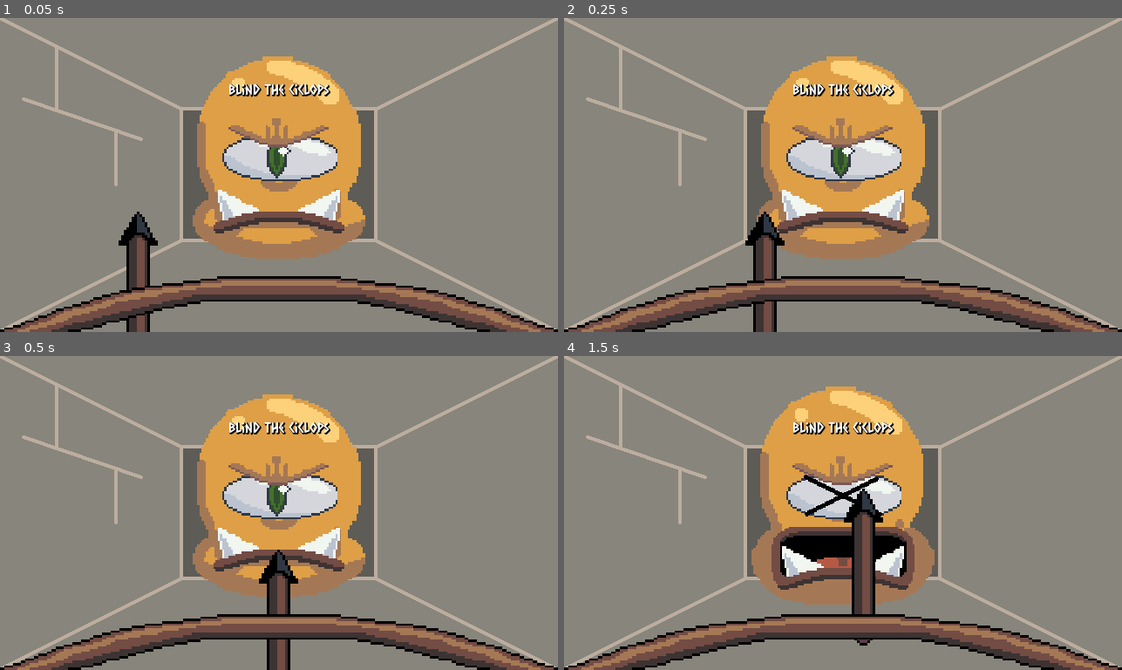
Above: before the commit, frames 1-4 (two rows, left to right).
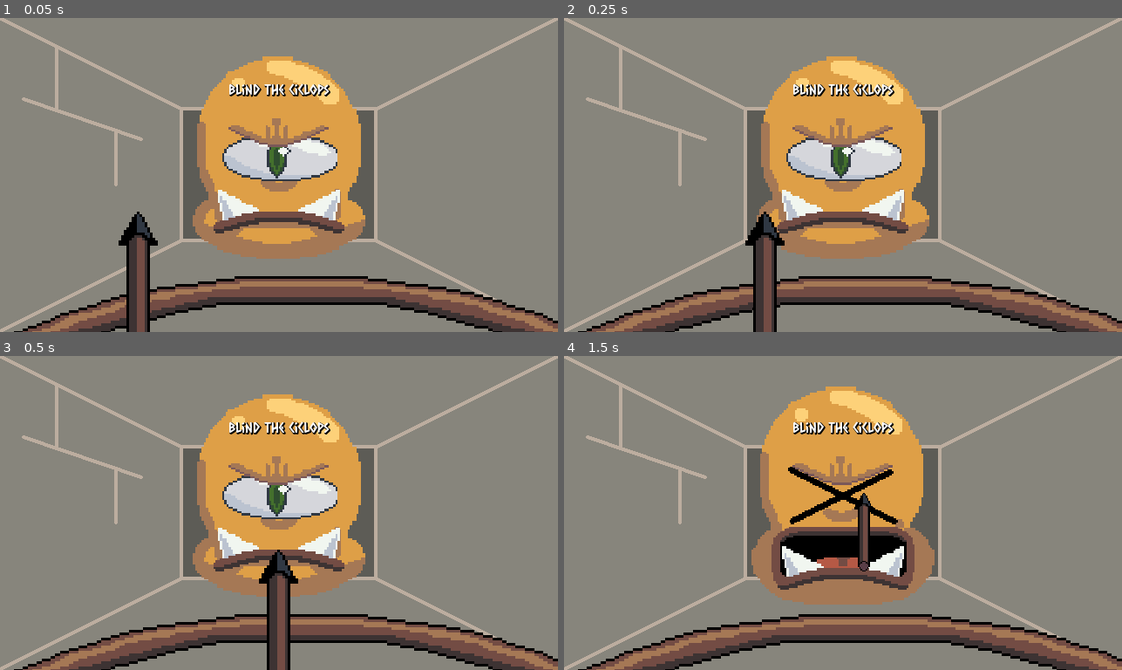
Above: after the commit, the same moments.

Repository: Magistratus-Studio/gmtk
Game: Godot game, scene res://Cenas/Minijogos/Ciclope/ciclope.tscn
The game is run twice, just before and just after one commit, with the same random seed, the same clock (stepped at 60 frames per second) and the same inputs. This scene is started directly instead of the project's main scene.
Inputs (mouse positions are in pixels of both pictures, inside the frame that each line leads up to):
- Up to frame 1 (0.05 s): no input
- Up to frame 2 (0.25 s): no input
- Up to frame 3 (0.5 s): no input
- Up to frame 4 (1.5 s): click (843, 513) at 0.5 s; tap Enter at 1.25 s; move the mouse to (965, 497) at 1.27 s; press the mouse at (965, 497) at 1.28 s

The runs differ from the first frame. In frame 1, 6.1% of the frame differs, in the area x 0-100%, y 82-100%; in frame 2, 6.1%; in frame 3, 6.4%; in frame 4, 9.2%, in the area x 0-100%, y 35-100%.

Commit message:
feat: ajustes ciclope

Diff:
--- a/gmtk/Cenas/Minijogos/Ciclope/ciclope.gd
+++ b/gmtk/Cenas/Minijogos/Ciclope/ciclope.gd
@@ -2,8 +2,8 @@
 
 @export var caminho_lanca: PathFollow2D
 @export var lanca: Sprite2D
-@export var distancia_estocada_certa: float = -70.0
-@export var distancia_estocada_errada: float = -300
+@export var distancia_estocada_certa: float = -110.0
+@export var distancia_estocada_errada: float = -500
 @export var tempo_ida: float = 0.05
 @export var area_clique: Button
 var vitoria: bool = false
@@ -41,11 +41,16 @@
 		vitoria = true
 		tween.tween_property(lanca, "position:y", distancia_estocada_certa, tempo_ida)\
 		.as_relative().set_trans(Tween.TRANS_QUAD).set_ease(Tween.EASE_OUT)
+		tween.parallel().tween_property(lanca, "scale", Vector2(1.5,1.5), tempo_ida)\
+		.set_trans(Tween.TRANS_QUAD).set_ease(Tween.EASE_OUT)
 		$Ciclope/Olho.texture = olho_acertado
-		$Ciclope/Olho.scale = Vector2(0.5,0.5)
+		$Ciclope/Olho.scale = Vector2(0.7,0.7)
 		$Ciclope/Boca.texture = boca_acertado
 		$Ciclope/Boca.global_position.y += 10
 		$Ciclope.texture = rosto_acertado
+		$Ciclope/Sprite2D2.hide()
 	else:
 		tween.tween_property(lanca, "position:y", distancia_estocada_errada, tempo_ida)\
 			.as_relative().set_trans(Tween.TRANS_QUAD).set_ease(Tween.EASE_OUT)
+		tween.parallel().tween_property(lanca, "scale", Vector2(1,1), tempo_ida)\
+		.set_trans(Tween.TRANS_QUAD).set_ease(Tween.EASE_OUT)
--- a/gmtk/Cenas/Minijogos/Ciclope/ciclope.tscn
+++ b/gmtk/Cenas/Minijogos/Ciclope/ciclope.tscn
@@ -38,6 +38,10 @@
 atlas = ExtResource("3_ahksd")
 region = Rect2(2, 70, 60, 20)
 
+[sub_resource type="AtlasTexture" id="AtlasTexture_w3yf8"]
+atlas = ExtResource("3_ahksd")
+region = Rect2(5, 104, 131, 24)
+
 [sub_resource type="Curve2D" id="Curve2D_kbalv"]
 _data = {
 "points": PackedVector2Array(0, 0, 0, 0, 64, 312, 0, 0, 0, 0, 576, 312)
@@ -47,10 +51,6 @@
 [sub_resource type="AtlasTexture" id="AtlasTexture_otrat"]
 atlas = ExtResource("3_ahksd")
 region = Rect2(145, 98, 15, 60)
-
-[sub_resource type="AtlasTexture" id="AtlasTexture_w3yf8"]
-atlas = ExtResource("3_ahksd")
-region = Rect2(5, 104, 131, 24)
 
 [node name="Ciclope" type="Control" unique_id=1125950825 node_paths=PackedStringArray("caminho_lanca", "lanca", "area_clique")]
 layout_mode = 3
@@ -96,19 +96,6 @@
 position = Vector2(0, 24.715)
 texture = SubResource("AtlasTexture_584db")
 
-[node name="Path2D" type="Path2D" parent="." unique_id=1733573923]
-curve = SubResource("Curve2D_kbalv")
-
-[node name="PathFollow2D" type="PathFollow2D" parent="Path2D" unique_id=1510193648]
-position = Vector2(140.8, 312)
-progress = 76.8
-cubic_interp = false
-loop = false
-
-[node name="Lanca" type="Sprite2D" parent="Path2D/PathFollow2D" unique_id=604812171]
-scale = Vector2(3, 3)
-texture = SubResource("AtlasTexture_otrat")
-
 [node name="Button" type="Button" parent="." unique_id=1617886658]
 layout_mode = 1
 anchors_preset = 15
@@ -139,9 +126,22 @@
 anchor_right = 0.9995001
 anchor_bottom = 0.99988884
 offset_top = 0.07998657
-offset_right = 0.3199463
-offset_bottom = 0.0399971
+offset_right = 52.03955
+offset_bottom = 7.536316
 texture = SubResource("AtlasTexture_w3yf8")
 metadata/_edit_use_anchors_ = true
 
+[node name="Path2D" type="Path2D" parent="." unique_id=1733573923]
+curve = SubResource("Curve2D_kbalv")
+
+[node name="PathFollow2D" type="PathFollow2D" parent="Path2D" unique_id=1510193648]
+position = Vector2(140.8, 312)
+progress = 76.8
+cubic_interp = false
+loop = false
+
+[node name="Lanca" type="Sprite2D" parent="Path2D/PathFollow2D" unique_id=604812171]
+scale = Vector2(3, 3)
+texture = SubResource("AtlasTexture_otrat")
+
 [connection signal="pressed" from="Button" to="." method="_on_button_pressed"]
--- a/gmtk/Cenas/minigame_manager_scene.tscn
+++ b/gmtk/Cenas/minigame_manager_scene.tscn
@@ -4,10 +4,6 @@
 [ext_resource type="PackedScene" uid="uid://b1wqa8wy5xguc" path="res://Cenas/tela_conclusao.tscn" id="2_26w0q"]
 [ext_resource type="PackedScene" uid="uid://dcrl7ywx8jwtf" path="res://Cenas/menu_inicial.tscn" id="3_sr11h"]
 [ext_resource type="PackedScene" uid="uid://b1a13bxuslybc" path="res://Cenas/seletor_caminho.tscn" id="4_f5rh3"]
-[ext_resource type="PackedScene" uid="uid://wq113svfs4po" path="res://Cenas/Minijogos/Teseu/teseu.tscn" id="5_vl8rj"]
-[ext_resource type="PackedScene" uid="uid://bd00gh7xx8fsd" path="res://Cenas/Minijogos/Submundo/submundo.tscn" id="6_g8ekr"]
-[ext_resource type="PackedScene" uid="uid://cmci35ph4i50f" path="res://Cenas/Minijogos/Simplegades/simplegades.tscn" id="7_bdi2s"]
-[ext_resource type="PackedScene" uid="uid://bgwj7u2ooc3w3" path="res://Cenas/Minijogos/Aves/aves_estifalo.tscn" id="8_rvrk6"]
 [ext_resource type="PackedScene" uid="uid://d3sot5xgqkdv8" path="res://Cenas/Minijogos/Arco/arco_odisseu.tscn" id="9_27606"]
 [ext_resource type="PackedScene" uid="uid://bjculms3pwg2t" path="res://Cenas/Minijogos/Hidra/hidra.tscn" id="10_5u8lg"]
 [ext_resource type="PackedScene" uid="uid://d2yt5lwvfw3uh" path="res://Cenas/Minijogos/Medusa/Medusa.tscn" id="11_eq1h1"]
@@ -34,7 +30,7 @@
 tela_conclusao = ExtResource("2_26w0q")
 tela_inicial = ExtResource("3_sr11h")
 tela_seletor = ExtResource("4_f5rh3")
-minigames_disponiveis = Array[PackedScene]([ExtResource("5_vl8rj"), ExtResource("6_g8ekr"), ExtResource("7_bdi2s"), ExtResource("8_rvrk6"), ExtResource("9_27606"), ExtResource("10_5u8lg"), ExtResource("11_eq1h1"), ExtResource("12_arl2q"), ExtResource("13_uud8v")])
+minigames_disponiveis = Array[PackedScene]([ExtResource("9_27606"), ExtResource("10_5u8lg"), ExtResource("11_eq1h1"), ExtResource("12_arl2q"), ExtResource("13_uud8v")])
 
 [node name="TimerMinigame" type="Timer" parent="." unique_id=362766242]
 one_shot = true
